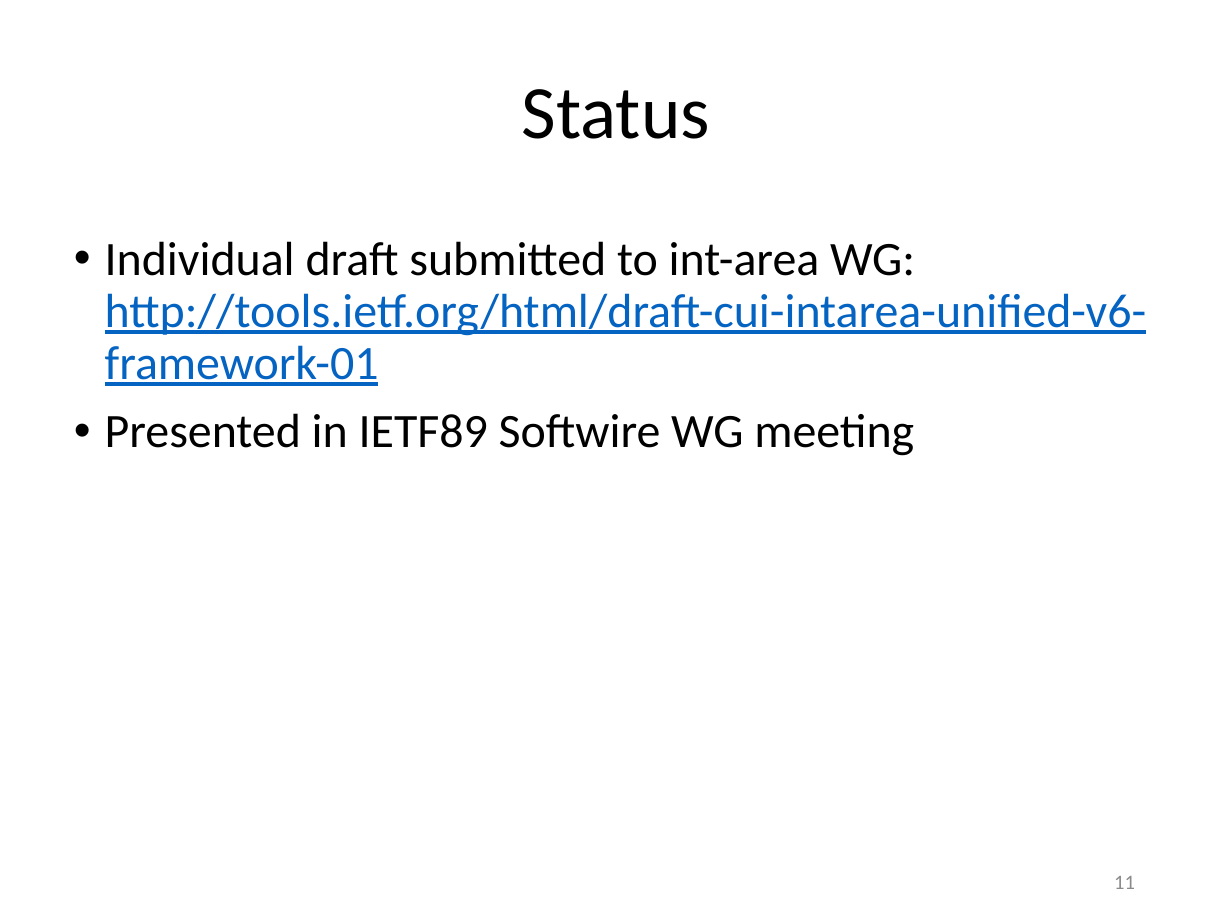
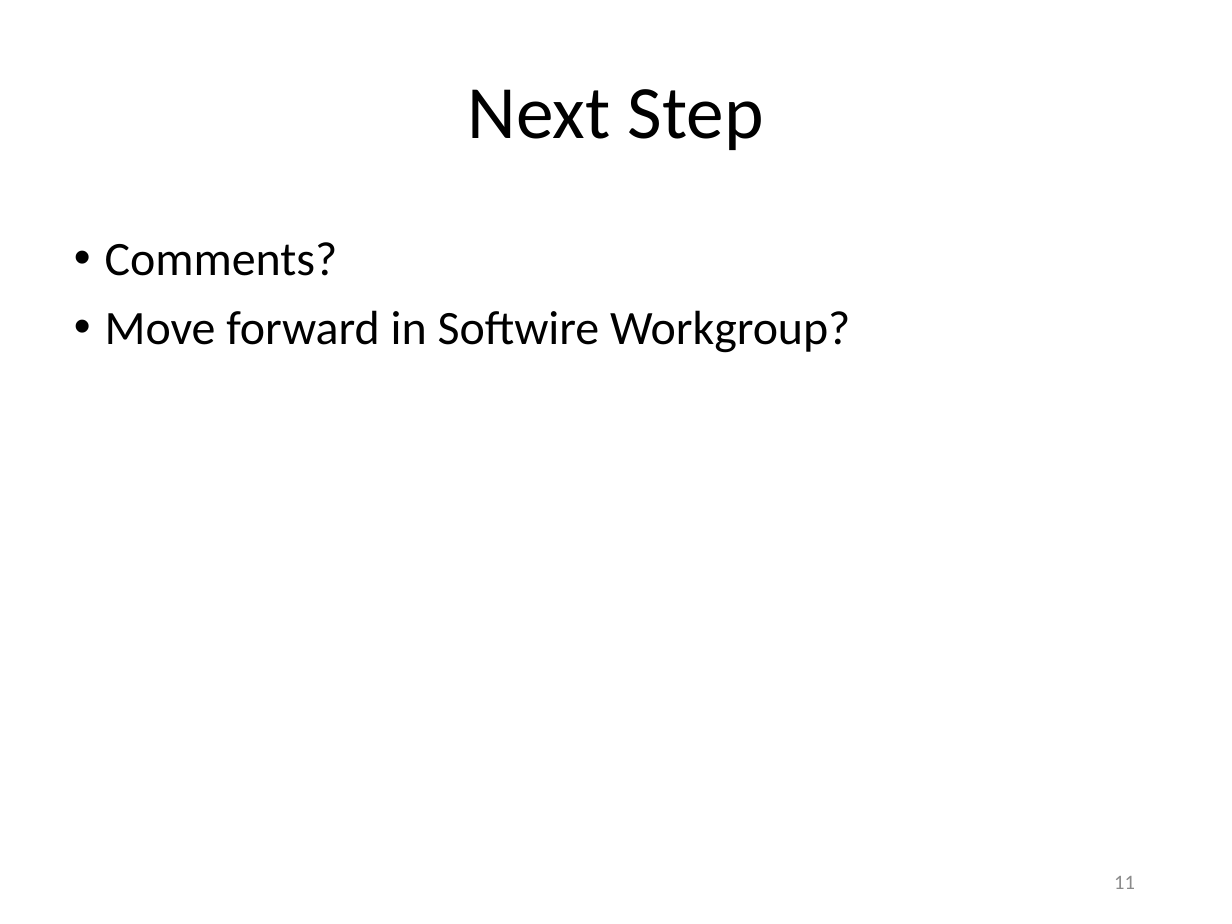
Before and after one commit to gnocuil/draft-sdn, a slide deck: slide 11 of Unified IPv6 Transition Framework With Flow-based Forwarding.pptx. Drawn at 1232x924 pixels with LibreOffice and Linux fonts; fonts in the diff are those of the drawing. Boxes give left, top, right and bottom in pixels: in the first picture for what was removed or moved away, otherwise in the second. Text is boxed around its words. In the diff, an @@ line names an element or a change of style, - is before the commit and + after.

```diff
--- a/Unified IPv6 Transition Framework With Flow-based Forwarding.pptx
+++ b/Unified IPv6 Transition Framework With Flow-based Forwarding.pptx
@@ title at [468,89,764,150]: text changed @@
-Status
+Next Step
@@ text at [105,242,850,353]: text changed @@
-• Individual draft submitted to int-area WG: http://tools.ietf.org/html/draft-cui-intarea-unified-v6-framework-01
-• Presented in IETF89 Softwire WG meeting
+• Comments?
+• Move forward in Softwire Workgroup?
```
Also in this commit, not shown: 3 other slides changed, 1 slide added, 1 slide removed.
